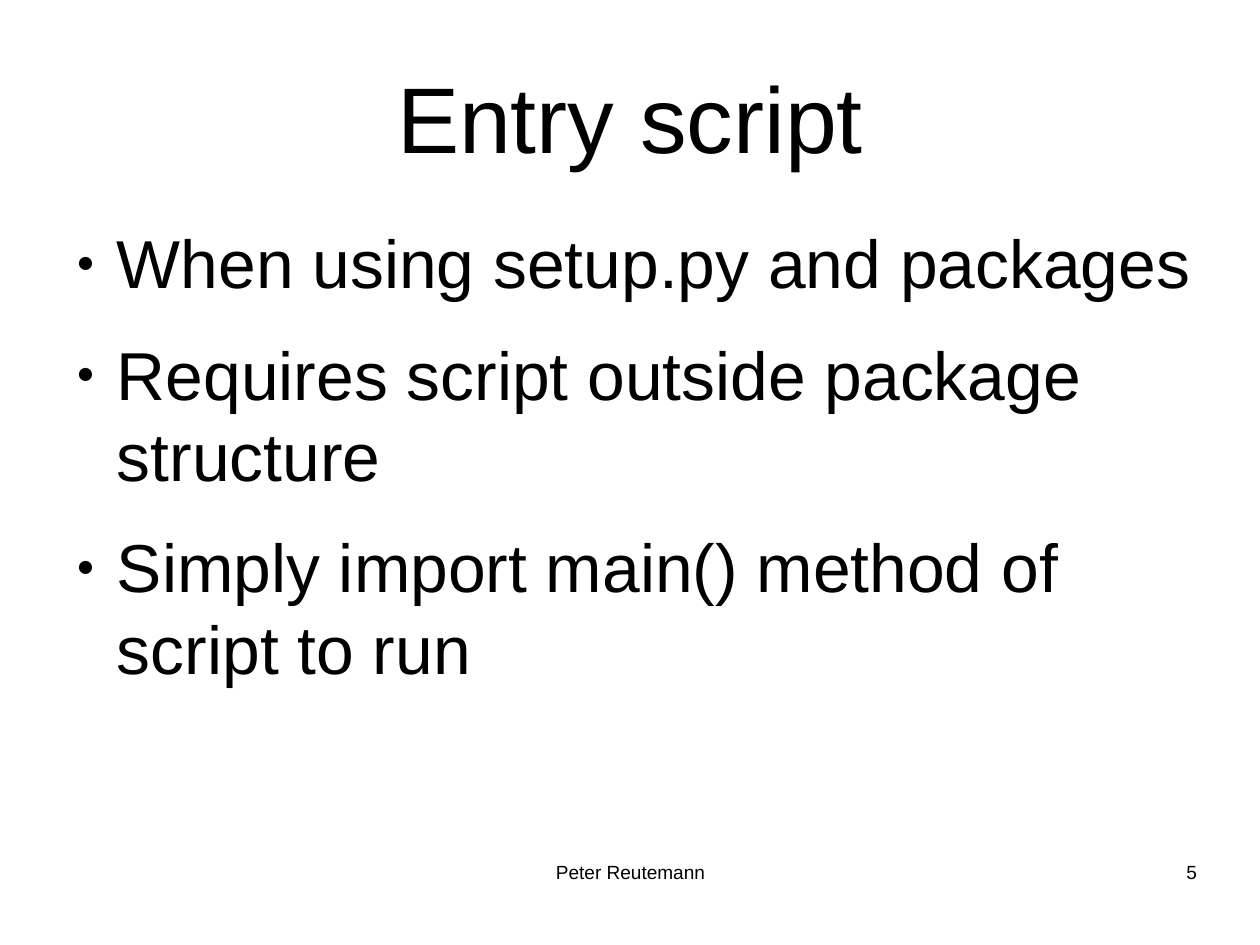
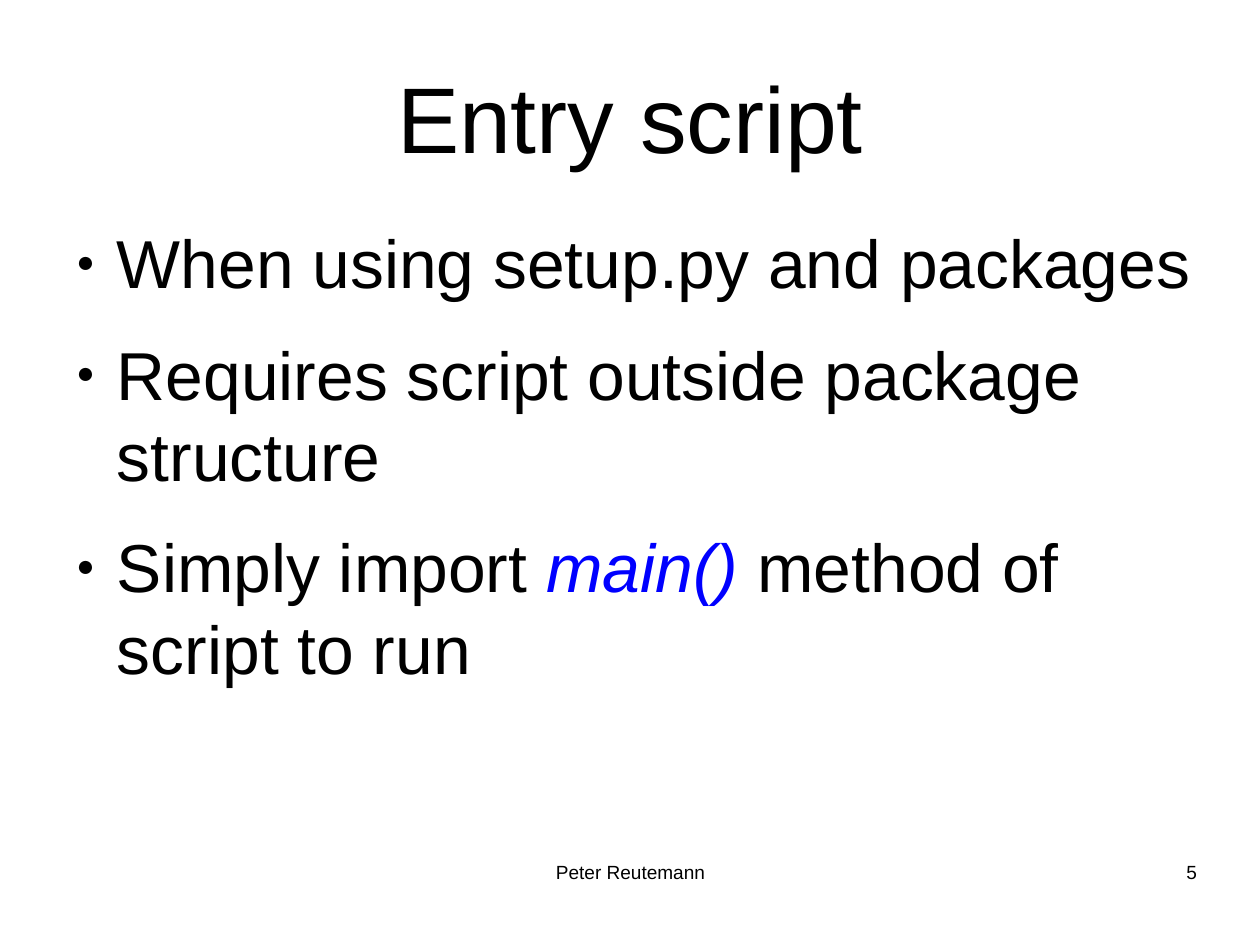
Before and after one commit to HamPUG/meetings, a slide deck: slide 5 of 2021/2021-12-13/pyinstaller.odp. Drawn at 1260x945 pixels with LibreOffice and Linux fonts; fonts in the diff are those of the drawing. Boxes give left, top, right and bottom in pixels: in the first picture for what was removed or moved away, otherwise in the second. Text is boxed around its words. In the diff, an @@ line names an element or a change of style, - is before the commit and + after.

```diff
--- a/2021/2021-12-13/pyinstaller.odp
+++ b/2021/2021-12-13/pyinstaller.odp
@@ text at (x1=117, y1=543, x2=1058, y2=687): text colour #000000 to #0000FF, italic on in "main()" @@
```
Also in this commit, not shown: 3 other slides changed, 3 slides added, 12 other files.
